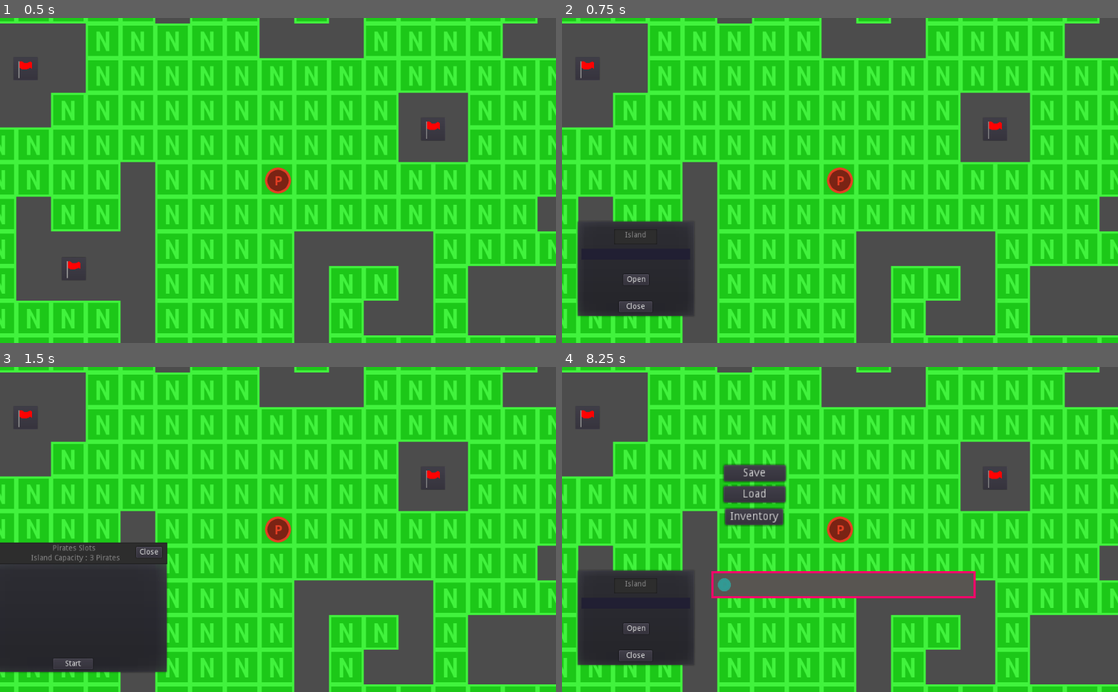
Above: before the commit, frames 1-4 (two rows, left to right).
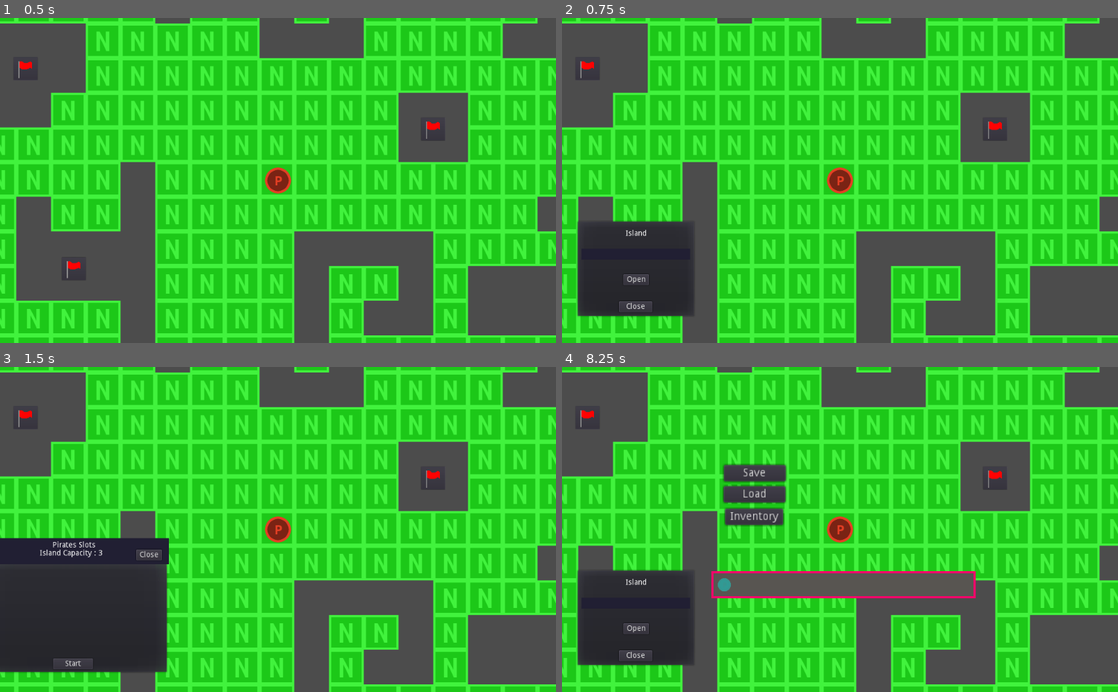
Above: after the commit, the same moments.

Repository: Escandiuzzi/PirateGodotProject
Game: Godot game, scene res://World.tscn
Two runs of this game, one before a commit and one after it. Both use one fixed random seed, a clock stepped at 60 frames per second and the inputs below.
Inputs (mouse positions are in pixels of both pictures, inside the frame that each line leads up to):
- Up to frame 1 (0.5 s): no input
- Up to frame 2 (0.75 s): click (634, 268) at 0.52 s
- Up to frame 3 (1.5 s): click "Open" at 1.25 s
- Up to frame 4 (8.25 s): click "Start" at 2 s; click (634, 617) at 2.77 s; click "Open" at 3.5 s; click "Start" at 4.25 s; click (634, 617) at 5.02 s; click "Open" at 5.75 s; click "Start" at 6.5 s; tap Enter at 7.25 s; move the mouse to (962, 513) at 7.27 s; hold K (key_k) 7.28-8.03 s; tap Space at 8 s; move the mouse to (728, 545) at 8.02 s; tap V (key_v) at 8.1 s

Frame 1 is identical in both runs. In frame 2, less than 0.1% of the frame differs, in the area x 11-16%, y 65-68%; in frame 3, 0.9%, in the area x 0-31%, y 52-61%; in frame 4, less than 0.1%.

Commit message:
Changed textEdit to Label

Diff:
--- a/HUD.tscn
+++ b/HUD.tscn
@@ -1,9 +1,11 @@
-[gd_scene load_steps=3 format=2]
+[gd_scene load_steps=4 format=2]
 
 [ext_resource path="res://Sprite/placeholder.png" type="Texture" id=1]
-[ext_resource path="res://TextEdit.gd" type="Script" id=2]
+[ext_resource path="res://Sprite/text_background.png" type="Texture" id=2]
+[ext_resource path="res://RichTextLabel.gd" type="Script" id=3]
 
 [node name="HUD" type="Sprite"]
+editor/display_folded = true
 visible = false
 position = Vector2( 6.10558, 102.102 )
 scale = Vector2( 0.486804, 0.5 )
@@ -35,22 +37,29 @@
 rect_scale = Vector2( 3, 3 )
 text = "Inventory"
 
-[node name="TextEdit" type="TextEdit" parent="."]
+[node name="Background" type="Sprite" parent="."]
 visible = false
-margin_left = -243.0
+position = Vector2( -9.30146, -294.948 )
+scale = Vector2( 17.5365, 15.0563 )
+texture = ExtResource( 2 )
+
+[node name="RichTextLabel" type="RichTextLabel" parent="."]
+editor/display_folded = true
+visible = false
+margin_left = -276.0
 margin_top = -523.0
-margin_right = 30.0
-margin_bottom = -287.0
-rect_scale = Vector2( 2, 2 )
-readonly = true
-script = ExtResource( 2 )
+margin_right = -59.0
+margin_bottom = -334.0
+rect_scale = Vector2( 2.5, 2.5 )
+script = ExtResource( 3 )
+bgd_path = NodePath("../Background")
 
-[node name="Button" type="Button" parent="TextEdit"]
-margin_left = 225.07
-margin_top = 215.853
-margin_right = 272.07
-margin_bottom = 235.853
+[node name="Button" type="Button" parent="RichTextLabel"]
+margin_left = 168.877
+margin_top = 163.974
+margin_right = 215.877
+margin_bottom = 183.974
 text = "Close"
 
-[connection signal="pressed" from="InventoryButton" to="TextEdit" method="_on_InventoryButton_pressed"]
-[connection signal="pressed" from="TextEdit/Button" to="TextEdit" method="_on_Button_pressed"]
+[connection signal="pressed" from="InventoryButton" to="RichTextLabel" method="_on_InventoryButton_pressed"]
+[connection signal="pressed" from="RichTextLabel/Button" to="RichTextLabel" method="_on_Button_pressed"]
--- a/Island.gd
+++ b/Island.gd
@@ -19,7 +19,7 @@
 onready var button = $Button;
 onready var button2 = $Button2;
 onready var rewardMenu = $RewardMenu;
-onready var rewardText = $RewardMenu/TextEdit;
+onready var rewardText = $RewardMenu/RichTextLabel;
 onready var timer = $Timer;
 
 onready var item = preload("res://Item.tscn");
--- a/Island.tscn
+++ b/Island.tscn
@@ -1,10 +1,11 @@
-[gd_scene load_steps=7 format=2]
+[gd_scene load_steps=8 format=2]
 
 [ext_resource path="res://Island.gd" type="Script" id=1]
 [ext_resource path="res://PopupMenu.gd" type="Script" id=2]
-[ext_resource path="res://Sprite/entities/player/pirate.png" type="Texture" id=3]
-[ext_resource path="res://Button2.gd" type="Script" id=4]
-[ext_resource path="res://RewardMenu.gd" type="Script" id=5]
+[ext_resource path="res://Sprite/text_background.png" type="Texture" id=3]
+[ext_resource path="res://Sprite/entities/player/pirate.png" type="Texture" id=4]
+[ext_resource path="res://Button2.gd" type="Script" id=5]
+[ext_resource path="res://RewardMenu.gd" type="Script" id=6]
 
 [sub_resource type="CircleShape2D" id=1]
 radius = 40.9284
@@ -22,28 +23,28 @@
 text = "Open"
 
 [node name="PopupMenu" type="PopupMenu" parent="."]
-visible = true
+editor/display_folded = true
 margin_left = -0.451874
 margin_right = 347.548
 margin_bottom = 206.0
 script = ExtResource( 2 )
 
-[node name="TextEdit" type="TextEdit" parent="PopupMenu"]
-margin_left = 3.0
-margin_top = -35.6926
-margin_right = 346.0
-margin_bottom = 4.30736
-rect_pivot_offset = Vector2( 300, 17 )
-size_flags_horizontal = 0
-size_flags_vertical = 0
-size_flags_stretch_ratio = 0.0
-custom_colors/font_color = Color( 100, 100, 100, 0.02 )
-text = "                                 Pirates Slots
-					   Island Capacity : 3 Pirates"
-readonly = true
-v_scroll_speed = 0.0
+[node name="Background" type="Sprite" parent="PopupMenu"]
+position = Vector2( 0, -44.3525 )
+scale = Vector2( 10.8997, 1.50925 )
+texture = ExtResource( 3 )
+centered = false
+
+[node name="RichTextLabel" type="RichTextLabel" parent="PopupMenu"]
+margin_left = 111.073
+margin_top = -38.0
+margin_right = 236.073
+margin_bottom = 6.0
+text = "      Pirates Slots
+Island Capacity : 3"
 
 [node name="CheckBox" type="CheckBox" parent="PopupMenu"]
+editor/display_folded = true
 margin_left = 40.0
 margin_top = 60.0
 margin_right = 64.0
@@ -260,9 +261,9 @@
 
 [node name="CloseButton2" type="Button" parent="PopupMenu"]
 margin_left = 288.734
-margin_top = -27.5031
+margin_top = -22.5031
 margin_right = 335.734
-margin_bottom = -7.50311
+margin_bottom = -2.5031
 text = "Close"
 
 [node name="PirateStat" type="TextEdit" parent="PopupMenu"]
@@ -276,25 +277,25 @@
 
 [node name="Button2" type="Button" parent="."]
 visible = false
-margin_left = 68.0
-margin_right = 124.0
-margin_bottom = 20.0
+margin_left = 65.0
+margin_top = 11.0
+margin_right = 121.0
+margin_bottom = 31.0
 text = "Collect"
-script = ExtResource( 4 )
+script = ExtResource( 5 )
 
 [node name="RewardMenu" type="PopupMenu" parent="."]
+editor/display_folded = true
 margin_left = 68.0
 margin_right = 306.0
 margin_bottom = 133.0
-script = ExtResource( 5 )
-
-[node name="TextEdit" type="TextEdit" parent="RewardMenu"]
-margin_left = 16.6415
-margin_top = 13.6419
-margin_right = 221.642
-margin_bottom = 99.6419
-custom_colors/font_color = Color( 100, 100, 100, 0.02 )
-readonly = true
+script = ExtResource( 6 )
+
+[node name="RichTextLabel" type="RichTextLabel" parent="RewardMenu"]
+margin_left = 11.7913
+margin_top = 12.8848
+margin_right = 226.791
+margin_bottom = 98.8848
 
 [node name="CollectButton" type="Button" parent="RewardMenu"]
 margin_left = 88.0
--- a/IslandMenu.tscn
+++ b/IslandMenu.tscn
@@ -7,7 +7,6 @@
 [ext_resource path="res://Island.tscn" type="PackedScene" id=5]
 
 [node name="IslandMenu" type="Node2D"]
-editor/display_folded = true
 
 [node name="IslandMenu" type="PopupMenu" parent="."]
 editor/display_folded = true
@@ -22,18 +21,12 @@
 "_edit_group_": true
 }
 
-[node name="TextEdit" type="TextEdit" parent="IslandMenu"]
-anchor_left = 0.5
-anchor_top = 0.5
-anchor_right = 0.5
-anchor_bottom = 0.5
-margin_left = -40.0
-margin_top = -73.0
-margin_right = 39.0
-margin_bottom = -45.0
-custom_colors/font_color = Color( 100, 100, 100, 0.02 )
-text = "     Island"
-readonly = true
+[node name="RichTextLabel" type="RichTextLabel" parent="IslandMenu"]
+margin_left = 91.0
+margin_top = 18.0
+margin_right = 131.0
+margin_bottom = 33.0
+text = "Island"
 
 [node name="Close" type="Button" parent="IslandMenu"]
 margin_left = 79.0
@@ -54,7 +47,7 @@
 script = ExtResource( 4 )
 
 [node name="Island" parent="IslandMenu" instance=ExtResource( 5 )]
-editor/display_folded = true
+editor/display_folded = false
 position = Vector2( 89.093, 0 )
 
 [node name="Button" parent="IslandMenu/Island" index="1"]
@@ -63,14 +56,9 @@
 margin_bottom = 119.642
 
 [node name="PopupMenu" parent="IslandMenu/Island" index="2"]
-editor/display_folded = true
-visible = false
 margin_left = -149.093
 margin_right = 198.907
 mouse_filter = 2
-
-[node name="CheckBox" parent="IslandMenu/Island/PopupMenu" index="2"]
-editor/display_folded = true
 
 [node name="Sprite" parent="IslandMenu/Island/PopupMenu/CheckBox" index="0"]
 editor/display_folded = true
@@ -79,7 +67,6 @@
 editor/display_folded = true
 
 [node name="RewardMenu" parent="IslandMenu/Island" index="4"]
-editor/display_folded = true
 mouse_filter = 2
 
 [connection signal="pressed" from="IslandMenu/Close" to="IslandMenu" method="_on_Close_pressed"]
--- /dev/null
+++ b/RichTextLabel.gd
@@ -0,0 +1,32 @@
+extends RichTextLabel
+
+
+var player;
+var background;
+export(NodePath) var bgd_path;
+
+func _ready():
+	player = get_tree().get_root().get_node("World/Player");
+	background = get_parent().get_node("Background");
+	pass # Replace with function body.
+
+
+func _on_Button_pressed():
+	self.hide();
+	background.visible = false;
+	pass # Replace with function body.
+
+
+func _on_InventoryButton_pressed():
+	self.show();
+	background.visible = true;
+	text = "";
+	var inventory = player._get_inventory();
+	var keys = inventory._get_keys();
+
+	for i in range(keys.size()):
+		text += str(inventory._get_item_count(keys[i]));
+		text += "x "
+		text += keys[i];
+		text += "\n";
+	pass # Replace with function body.
--- a/World.tscn
+++ b/World.tscn
@@ -8,7 +8,6 @@
 [ext_resource path="res://IslandMenu.tscn" type="PackedScene" id=6]
 
 [node name="World" type="Node"]
-editor/display_folded = true
 script = ExtResource( 1 )
 
 [node name="Node2D" type="Node2D" parent="."]
@@ -22,7 +21,6 @@
 movement_speed = 100
 
 [node name="HUD" parent="Player" instance=ExtResource( 4 )]
-editor/display_folded = true
 
 [node name="Flags" type="Node" parent="."]
 editor/display_folded = true
@@ -57,6 +55,10 @@
 position = Vector2( -880.167, 356.523 )
 
 [node name="IslandMenu" parent="Flags/Flag3" instance=ExtResource( 6 )]
+visible = false
+
+[node name="IslandMenu" parent="Flags/Flag3/IslandMenu" index="0"]
+editor/display_folded = false
 
 [node name="PopupMenu" parent="Flags/Flag3/IslandMenu/IslandMenu/Island" index="2"]
 path = "World/Flags/Flag3"
@@ -69,6 +71,7 @@
 position = Vector2( -430.98, -172.553 )
 
 [node name="IslandMenu" parent="Flags/Flag4" instance=ExtResource( 6 )]
+visible = false
 
 [node name="PopupMenu" parent="Flags/Flag4/IslandMenu/IslandMenu/Island" index="2"]
 path = "World/Flags/Flag4"
@@ -76,6 +79,7 @@
 [node name="RewardMenu" parent="Flags/Flag4/IslandMenu/IslandMenu/Island" index="4"]
 path = "World/Flags/Flag4"
 
+[connection signal="pressed" from="Player/HUD/LoadButton" to="Player" method="_on_LoadButton_pressed"]
 [connection signal="send_player_reward" from="Flags/Flag/IslandMenu/IslandMenu/Island" to="Player" method="_on_Island_send_player_reward"]
 [connection signal="send_player_reward" from="Flags/Flag2/IslandMenu/IslandMenu/Island" to="Player" method="_on_Island_send_player_reward"]
 [connection signal="send_player_reward" from="Flags/Flag3/IslandMenu/IslandMenu/Island" to="Player" method="_on_Island_send_player_reward"]
Not shown: 10 places in Island.tscn that only renumber resources
Binary file added: Sprite/text_background.png
Not shown, added: Sprite/text_background.png.import
